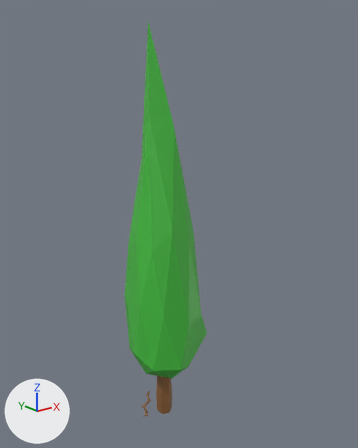
A saved change to the Blender file Blenderfiles/Baum.blend.
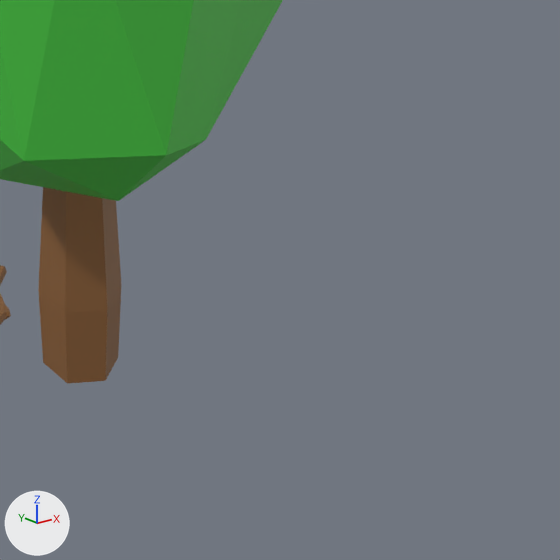
There are two pictures of each version: one whole from a camera (50 mm lens) standing at (-1.805, -2.425, 2.341) and looking at (0.107, -0.036, 1.385), one close up on the part from 42% to 72% of the width and 76% to 100% of the height. The lights are fixed; the arrows at lower left show +X, +Y and +Z.

In view in the first close-up: 'Tree_00'.
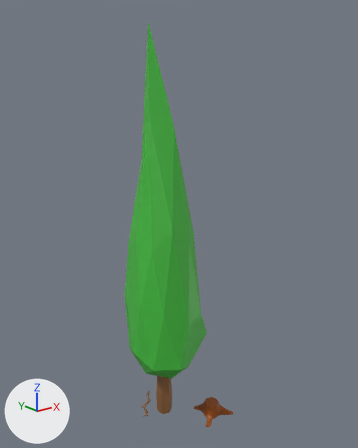
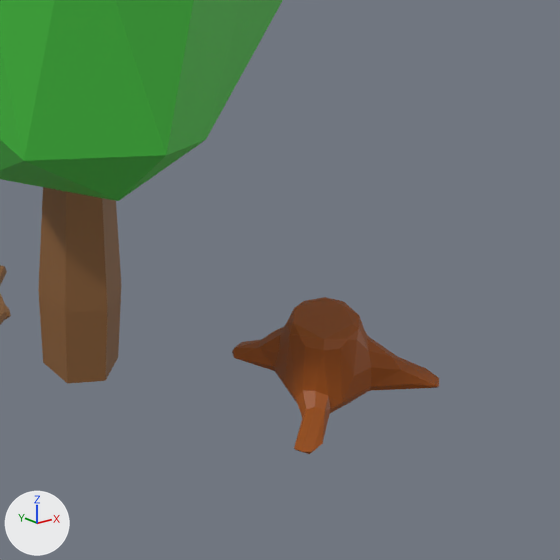
The edits, one by one:
Material 'Material.001' (mat_material_001) is new.
Its base color is (0.319, 0.0761, 0.00689) (brown #994e14).
Its specular ior level is 0.354.
me_cylinder_001 is used by ob_tree_00; location (0.0, 0.0, 0.0).
me_cylinder_001 had 183 vertices, 212 faces and spanned x -0.25..0.26, y -0.29..0.29, z 0.0..2.6.
me_cylinder_001 now has 284 vertices, 384 faces and spans x -0.25..0.37, y -0.35..0.29, z -0.01..2.6.
me_cylinder_001 part 1: a new loose piece of 101 vertices spanning x 0.11..0.37, y -0.35..-0.11, z -0.01..0.11, in mat_material_001 (brown #994e14).
me_cylinder_001 now uses material mat_material_001 (brown #994e14).

Location of each change, (x1, y1, x2, y2) in pixels of the close-ups (560 x 560 px):
'Tree_00', reshaped: before (0, 0, 283, 383); after (0, 0, 439, 454)
part 1 of me_cylinder_001, added (brown): after (232, 297, 439, 454)
